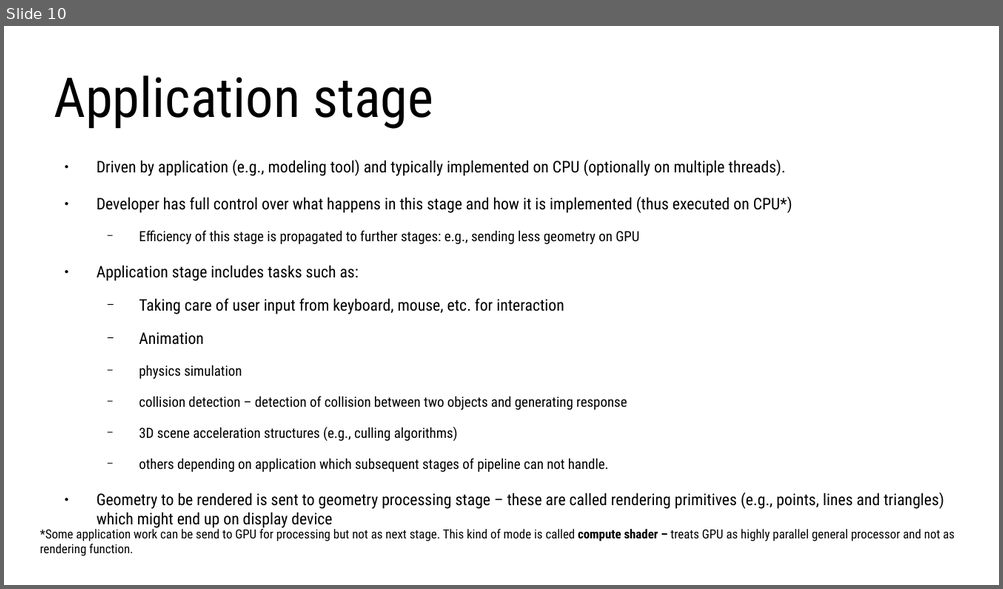
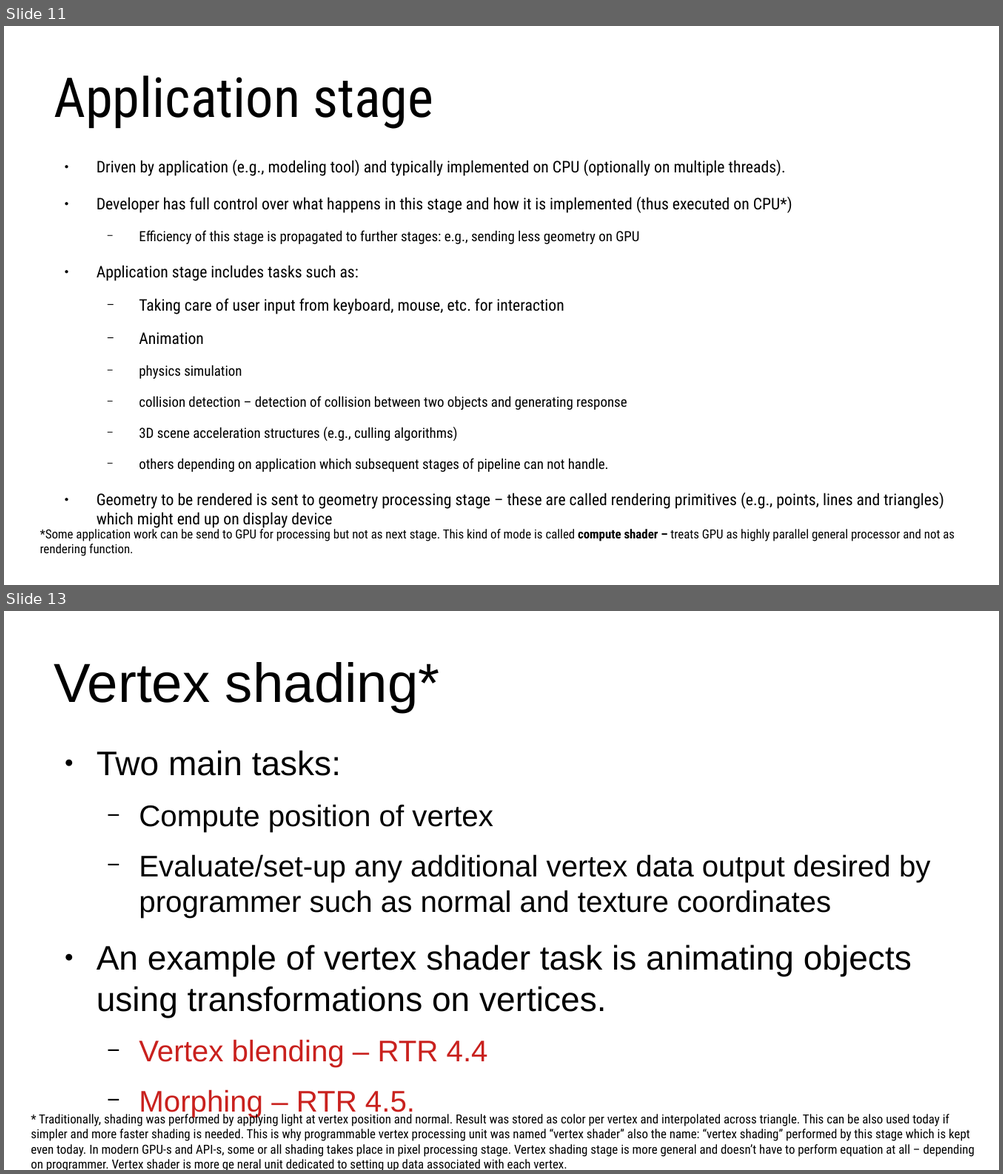
Before and after one commit to lorentzo/IntroductionToComputerGraphics, a slide deck: lectures/4_foundations_rendering/4_3_rasterization.odp. Shown one above the other, each under a label of ours: slide 10 before the commit, slides 11 and 13 after it; the slides between them are not shown. The pictures are 1003x589 and 1003x1174 pixels, drawn with LibreOffice and Linux fonts; fonts in the diff are those of the drawing. Boxes give left, top, right and bottom in pixels: in the first picture for what was removed or moved away, otherwise in the second. Text is boxed around its words. In the diff, an @@ line names an element or a change of style, - is before the commit and + after.

```diff
--- a/lectures/4_foundations_rendering/4_3_rasterization.odp
+++ b/lectures/4_foundations_rendering/4_3_rasterization.odp
@@ slide 13 added at <box>4,611,999,1170</box>, background #FFFFFF @@
@@ title added at <box>54,662,440,712</box>, 44 pt, text #000000 @@
+Vertex shading*
@@ text added at <box>96,750,930,1068</box>, 23.8 pt, text #000000 @@
+● Two main tasks:
+  − Compute position of vertex
+  − Evaluate/set-up any additional vertex data output desired by programmer such as normal and texture coordinates
+● An example of vertex shader task is animating objects using transformations on vertices.
+  − Vertex blending – RTR 4.4
+  − Morphing – RTR 4.5.
@@ text added at <box>31,1113,974,1170</box>, 10 pt, text #000000 @@
+* Traditionally, shading was performed by applying light at vertex position and normal. Result was stored as color per vertex and interpolated across triangle. This can be also used today if simpler and more faster shading is needed. This is why programmable vertex processing unit was named “vertex shader” also the name: “vertex shading” performed by this stage which is kept even today. In modern GPU-s and API-s, some or all shading takes place in pixel processing stage. Vertex shading stage is more general and doesn’t have to perform equation at all – depending on programmer. Vertex shader is more ge neral unit dedicated to setting up data associated with each vertex.
@@ what was slide 10 is now slide 11 @@
```
Also in this commit, not shown: 5 slides changed, 16 other slides added, 1 other file.
